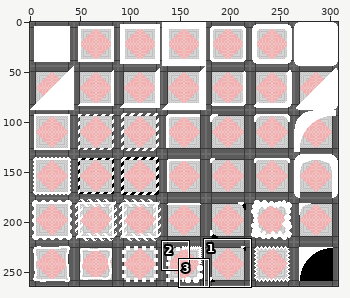
File history of a pixel-art file, assets/img/borders.ase. Above: a wide view before the commit, with the close-up outlined.
Close-up. Earlier state:
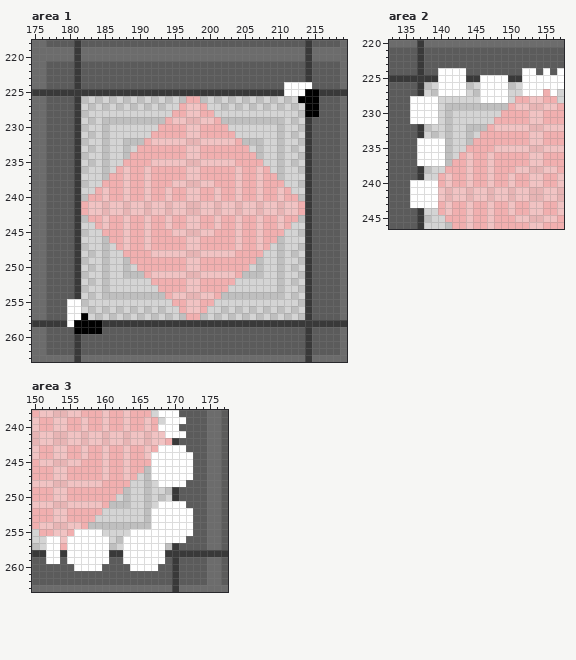
308x264 pixels, 1 frame. Colours within 5 levels of each other are drawn and written as one. Shown: area 1: x 175..219, y 218..263; area 2: x 133..157, y 220..246; area 3: x 150..177, y 238..263. The commit also changed other parts of the picture, which this record leaves out.
Now the later version:
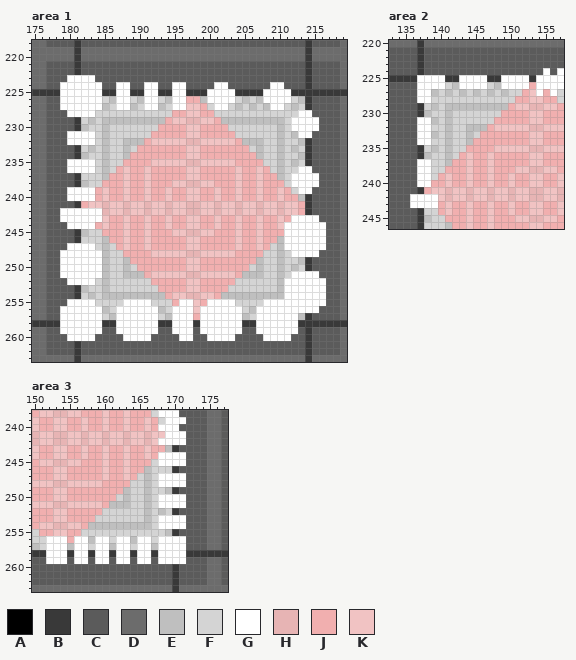
Palette (. is transparent): A #000000  B #393939  C #5b5b5b  D #6c6c6c  E #bfbfbf  F #d4d4d4  G #ffffff  H #e7b4b4  J #f1afaf  K #f1c3c3
From old to new:
Changed rows in their new state; - is an unchanged pixel.
Area 1, layer "Layer 2":
first column x 179:
223 -GGGG---------------------------------
224 GGGGGG--GG--GG--GG----GG------GGCCCB--
225 GGGGGG--GG--GG--GG---GGGG----GGG-BBBB-
226 GGGGGG--GG--GG--GG---GGGG----GGGG-EBC-
227 GGGGGG--GG--GG--GG----GG------GG---BC-
228 -GGGG-----------------------------GGC-
229 ---------------------------------GGGG-
230 ---------------------------------GGGG-
231 -GGGG-----------------------------GG--
232 -GGGG---------------------------------
235 -GGGG---------------------------------
236 -GGGG-----------------------------GG--
237 ---------------------------------GGGG-
238 ---------------------------------GGGG-
239 -GGGG-----------------------------GG--
240 -GGGG---------------------------------
242 GGGGGG--------------------------------
243 GGGGGG---------------------------GGGG-
244 -GGGG---------------------------GGGGGG
245 --------------------------------GGGGGG
246 --------------------------------GGGGGG
247 -GGGG---------------------------GGGGGG
248 GGGGGG---------------------------GGGG-
249 GGGGGG--------------------------------
250 GGGGGG--------------------------------
251 GGGGGG---------------------------GGGG-
252 -GGGG---------------------------GGGGGG
253 --------------------------------GGGGGG
254 --------------------------------GGGGGG
255 ---GG----GGGG----GG--GGGG----GGGGGGGGG
256 G--GGG--GGGGGG--GGG-GGGGGG--GGGGGGGGG-
257 G--GGG--GGGGGG--GGG-GGGGGG--GGGGGG----
258 G-GGGG--GGGGGG--GGG-GGGGGG--GGGGGG----
259 GGGGGG--GGGGGG--GGG-GGGGGG--GGGGGG----
260 -GGGG----GGGG----GG--GGGG----GGGG-----
Area 2, layer "Layer 2":
first column x 136:
224 ----CCCC--------CC
225 -GGG-BB-GG-BB-GG-B
226 -GGG-FE-GG-FE-GG-J
227 -GG-FEFE--FEFE--JK
228 C--F------FFFF----
229 CBFE--------------
230 CBEF--------------
231 C--E--------------
232 -GG---------------
233 -GG---------------
234 ---FF-------------
235 -BFEF-------------
236 -BEFF-------------
237 ---FF-------------
238 -GG---------------
239 -GG---------------
240 C--J--------------
241 CBJK--------------
Area 3, layer "Layer 2":
first column x 154:
242 --------------GGGG-
243 --------------JEBC-
244 -------------J----C
245 -------------F----C
246 -------------FFFBCC
247 -------------F----C
250 --------------GGGG-
252 -------------FEFBCC
253 -------------F----C
254 -------------F----C
255 --JFFF----FFFFFEBCC
256 GJ--E---G-E--F-----
257 GE--F---G-F--E-GGG-
258 GB--B---G-B--B-GGG-
259 GC--C---G-C--C-GGG-
260 --CCCC----CCCC-----
Pixel boxes of the changes (left, top, right, bottom) in both close-ups:
changed: (60, 75, 326, 341)
changed: (410, 68, 536, 194)
changed: (60, 438, 193, 571)
